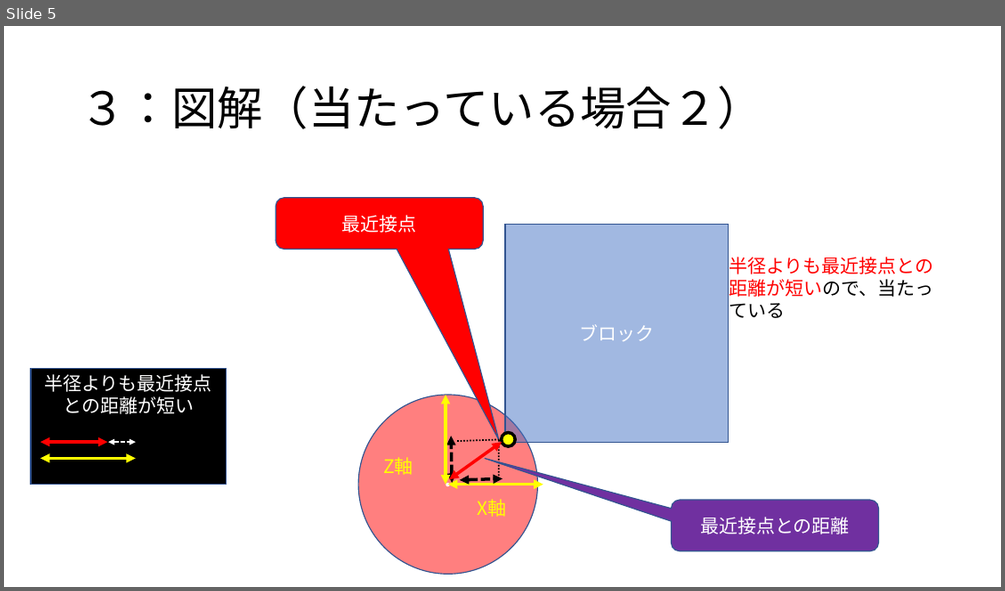
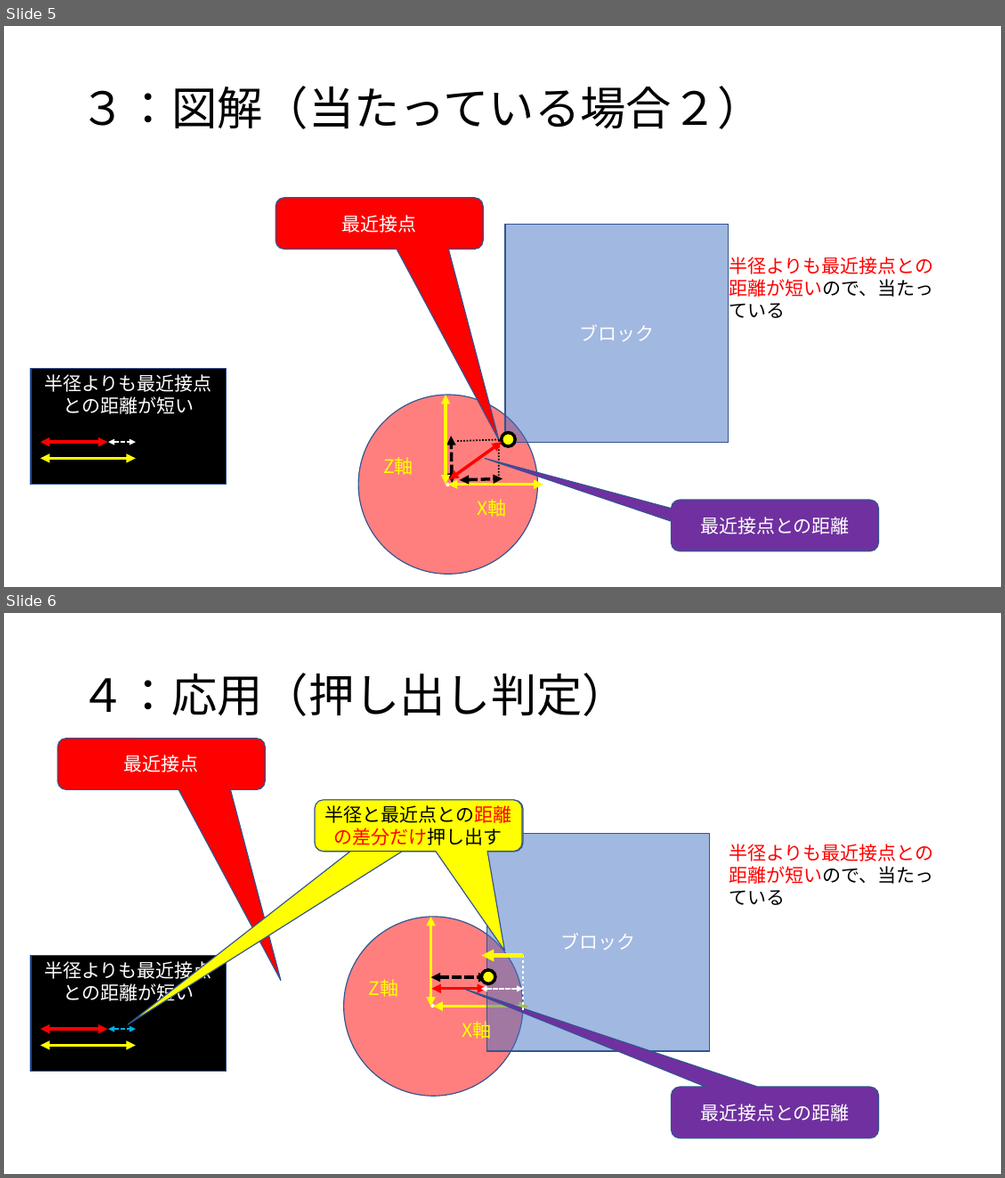
Before and after one commit to ShinaTaiyo/Memorandum_000, a slide deck: 当たり判定/箱VS円柱/円とAABBの当たり判定について.pptx. Shown one above the other, each under a label of ours: slide 5 before the commit, slides 5 and 6 after it. The pictures are 1005x591 and 1005x1178 pixels, drawn with LibreOffice and Linux fonts; fonts in the diff are those of the drawing. Boxes give left, top, right and bottom in pixels: in the first picture for what was removed or moved away, otherwise in the second. Text is boxed around its words. In the diff, an @@ line names an element or a change of style, - is before the commit and + after.

Commit message:
当たり判定更新

```diff
--- a/当たり判定/箱VS円柱/円とAABBの当たり判定について.pptx
+++ b/当たり判定/箱VS円柱/円とAABBの当たり判定について.pptx
@@ slide 6 added at [4,613,1001,1174], background #FFFFFF @@
@@ title added at [80,673,628,716], 44 pt, text #000000 @@
+４：応用（押し出し判定）
@@ rounded speech box added at [57,738,265,789], fill #FF0000, outline #325491 1 pt, 18 pt, text #FFFFFF @@
+最近接点
@@ rounded speech box added at [316,800,523,852], fill #FFFF00, outline #325491 1 pt, 18 pt, text #FFFFFF @@
+最近接点との距離
@@ rounded speech box added at [316,800,522,852], fill #FFFF00, outline #325491 1 pt, 18 pt, text #000000 @@
+半径と最近点との距離の差分だけ押し出す
@@ rectangle added at [487,833,710,1051], fill #4472C4 at 50% opacity, outline #325491 1 pt, 18 pt, text #FFFFFF @@
+ブロック
@@ text added at [728,844,933,905], 18 pt, text #FF0000 @@
+半径よりも最近接点との距離が短いので、当たっている
@@ ellipse added at [343,916,523,1096], fill #FF0000 at 50% opacity, outline #325491 1 pt, 18 pt, text #FFFFFF @@
+・
@@ double arrow added from (431, 916) to (431, 1006), #FFFF00 3 pt @@
@@ rectangle added at [31,956,226,1071], fill #000000, outline #325491 1 pt, 18 pt, text #FFFFFF @@
+半径よりも最近接点との距離が短い
@@ arrow added from (523, 956) to (482, 956), #FFFF00 4 pt @@
@@ line added from (523, 956) to (523, 1011), #FFFFFF 2.5 pt dashed @@
@@ text added at [369,979,399,997], 18 pt, text #FFFF00 @@
+Z軸
@@ double arrow added from (431, 977) to (488, 977), #000000 3 pt dashed @@
@@ ellipse added at [482,970,496,984], fill #FFFF00, outline #000000 3 pt @@
@@ double arrow added from (432, 989) to (487, 989), #FF0000 3 pt @@
@@ double arrow added from (433, 1006) to (528, 1006), #FFFF00 3 pt @@
@@ double arrow added from (481, 989) to (523, 989), #FFFFFF 1.5 pt dashed @@
@@ double arrow added from (40, 1029) to (108, 1029), #FF0000 3 pt @@
@@ double arrow added from (109, 1029) to (136, 1029), #00B0F0 1.5 pt dashed @@
@@ text added at [462,1018,492,1041], 18 pt, text #FFFF00 @@
+X軸
@@ double arrow added from (40, 1046) to (136, 1046), #FFFF00 3 pt @@
@@ rounded speech box added at [671,1086,878,1138], fill #7030A0, outline #325491 1 pt, 18 pt, text #FFFFFF @@
+最近接点との距離
```
Also in this commit, not shown: 1 other file.
